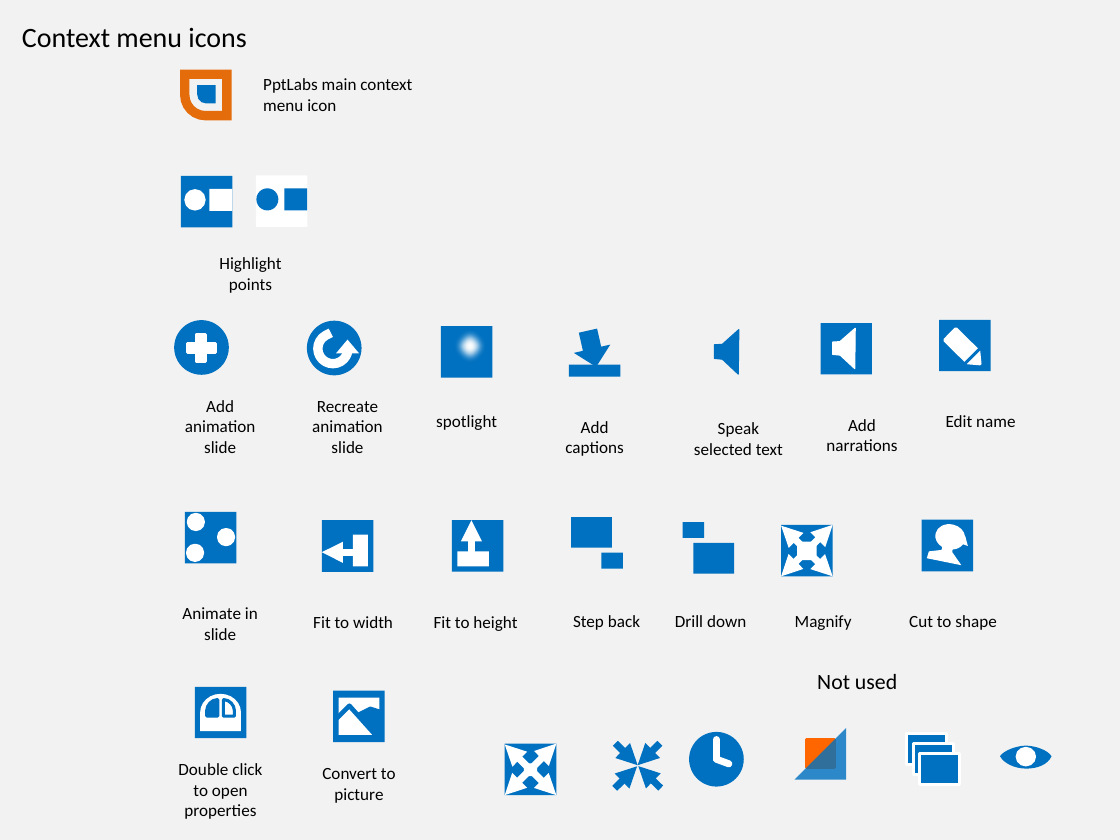
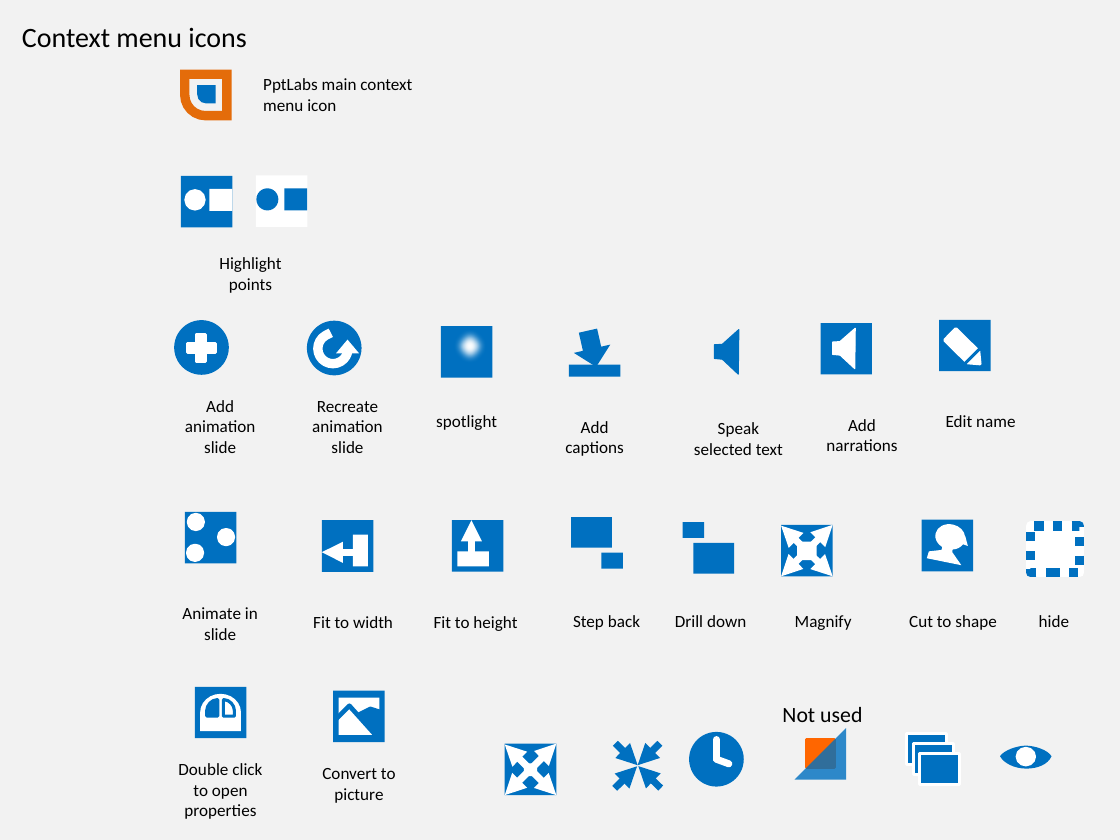
Before and after one commit to PowerPointLabs/PowerPointLabs, a slide deck: slide 7 of doc/Icons.pptx. Drawn at 1120x840 pixels with LibreOffice and Linux fonts; fonts in the diff are those of the drawing. Boxes give left, top, right and bottom in pixels: in the first picture for what was removed or moved away, otherwise in the second. Text is boxed around its words. In the diff, an @@ line names an element or a change of style, - is before the commit and + after.

```diff
--- a/doc/Icons.pptx
+++ b/doc/Icons.pptx
@@ rectangle added at box(1030, 526, 1080, 573), fill #FFFFFF, outline #FFFFFF 6 pt @@
@@ rectangle added at box(1030, 526, 1080, 573), outline #0070C0 6 pt dashed @@
@@ text added at box(1039, 615, 1069, 627), 11 pt, text #000000 @@
+hide
@@ text "Not used" rewrapped from box(817, 674, 897, 689) to box(782, 707, 862, 729) @@
```
